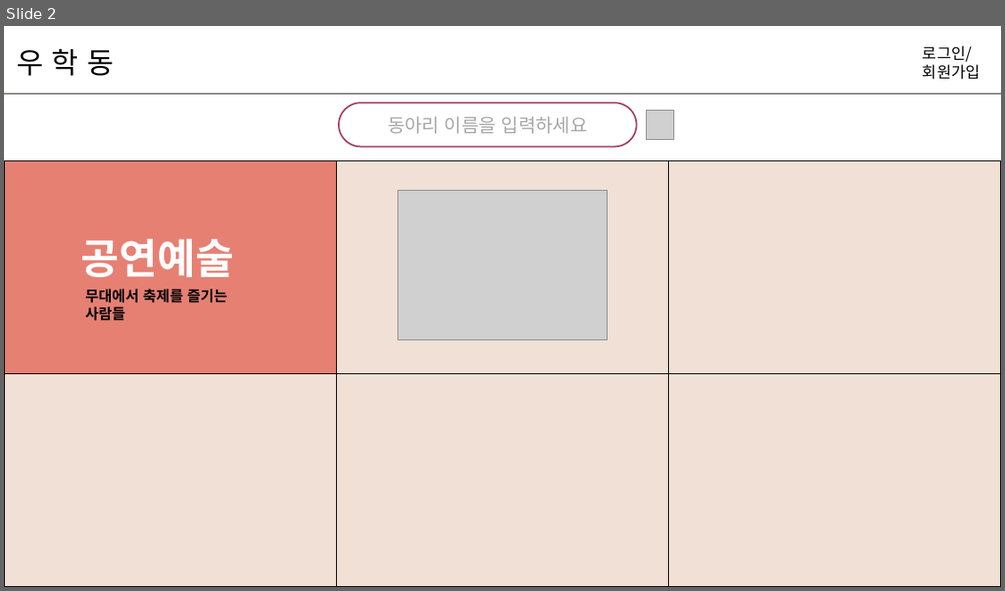
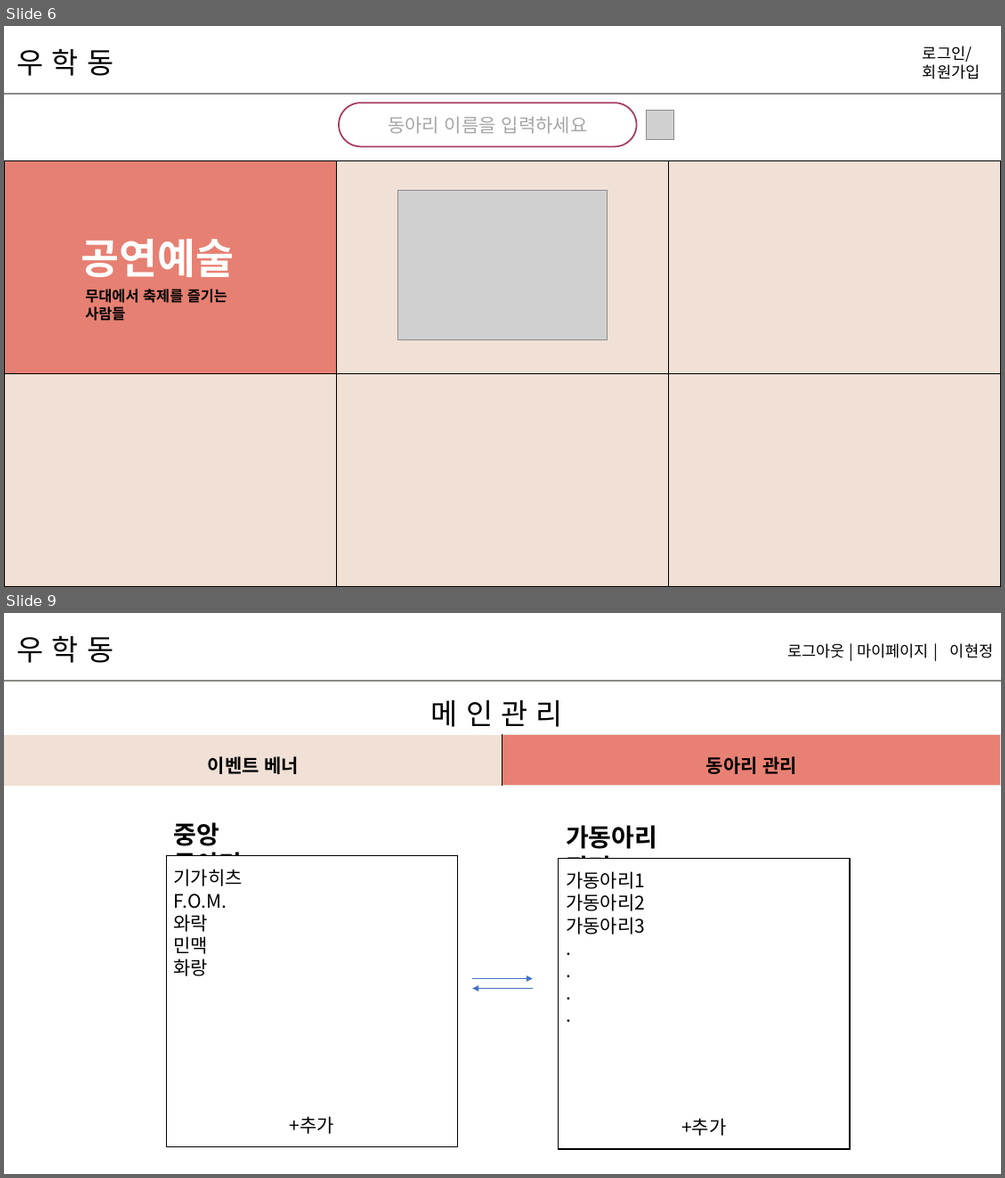
Before and after one commit to hyunniesss/ToyProject, a slide deck: document/와이어프레임/우학동_와이어프레임.pptx. Shown one above the other, each under a label of ours: slide 2 before the commit, slides 6 and 9 after it; the slides between them are not shown. The pictures are 1005x591 and 1005x1178 pixels, drawn with LibreOffice and Linux fonts; fonts in the diff are those of the drawing; grey boxes stand for pictures. Boxes give left, top, right and bottom in pixels: in the first picture for what was removed or moved away, otherwise in the second. Text is boxed around its words. In the diff, an @@ line names an element or a change of style, - is before the commit and + after.

```diff
--- a/document/와이어프레임/우학동_와이어프레임.pptx
+++ b/document/와이어프레임/우학동_와이어프레임.pptx
@@ slide 9 added at bbox=[4, 613, 1001, 1174], background #FFFFFF @@
@@ text added at bbox=[17, 636, 113, 663], 28 pt, text #000000 @@
+우 학 동
@@ text added at bbox=[788, 643, 929, 658], 15 pt, text #000000 @@
+로그아웃 | 마이페이지 |
@@ text added at bbox=[950, 643, 993, 658], 15 pt, text #000000 @@
+이현정
@@ line added from (4, 681) to (1001, 681), #8B8A86 1.5 pt @@
@@ text added at bbox=[431, 700, 562, 727], 28 pt, text #000000 @@
+메 인 관 리
@@ table added at bbox=[4, 735, 1001, 786], 1 rows, 2 columns @@
+이벤트 베너 | 동아리 관리
@@ text added at bbox=[173, 822, 242, 880], 24 pt, text #000000, bold @@
+중앙 동아리
@@ text added at bbox=[566, 825, 657, 884], 24 pt, text #000000, bold @@
+가동아리 관리
@@ rectangle added at bbox=[166, 856, 458, 1147], fill #FFFFFF, outline #000000 1 pt, 18 pt, text #000000 @@
+기가히츠
+F.O.M.
+와락
+민맥
+화랑
++추가
@@ rectangle added at bbox=[558, 859, 850, 1149], fill #FFFFFF, outline #000000 1 pt, 18 pt, text #000000 @@
+가동아리1
+가동아리2
+가동아리3
+.
+.
+.
+.
++추가
@@ arrow added from (472, 979) to (533, 979), #4472C4 0.5 pt @@
@@ arrow added from (533, 989) to (472, 989), #4472C4 0.5 pt @@
@@ what was slide 2 is now slide 6 @@
```
Also in this commit, not shown: 8 slides changed, 1 other slide added.
